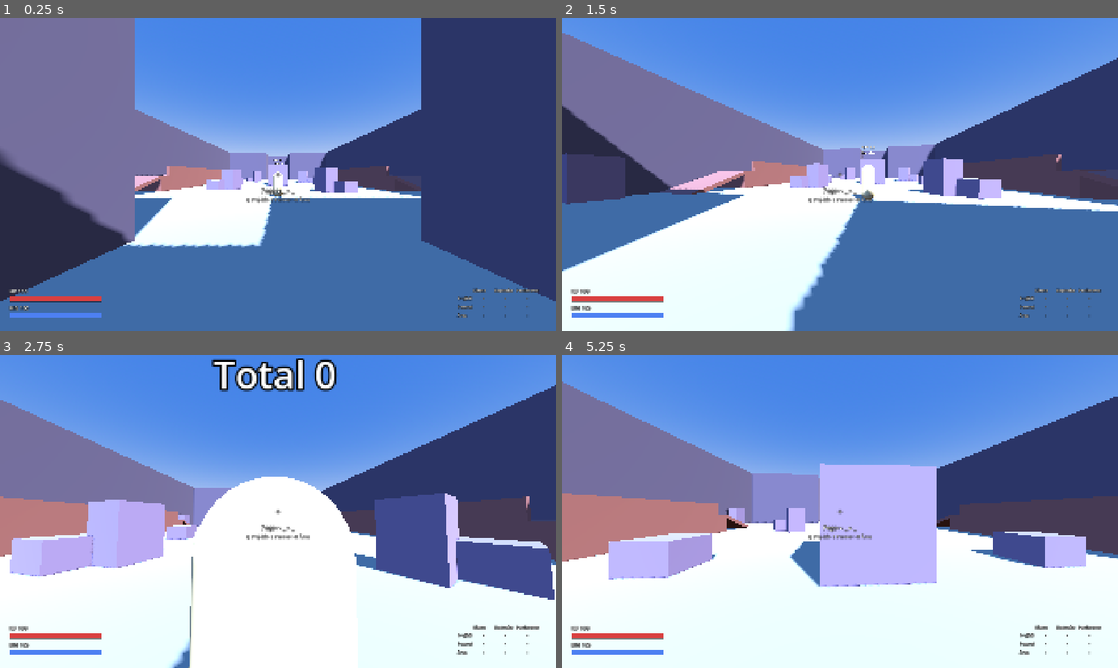
Above: before the commit, frames 1-4 (two rows, left to right).
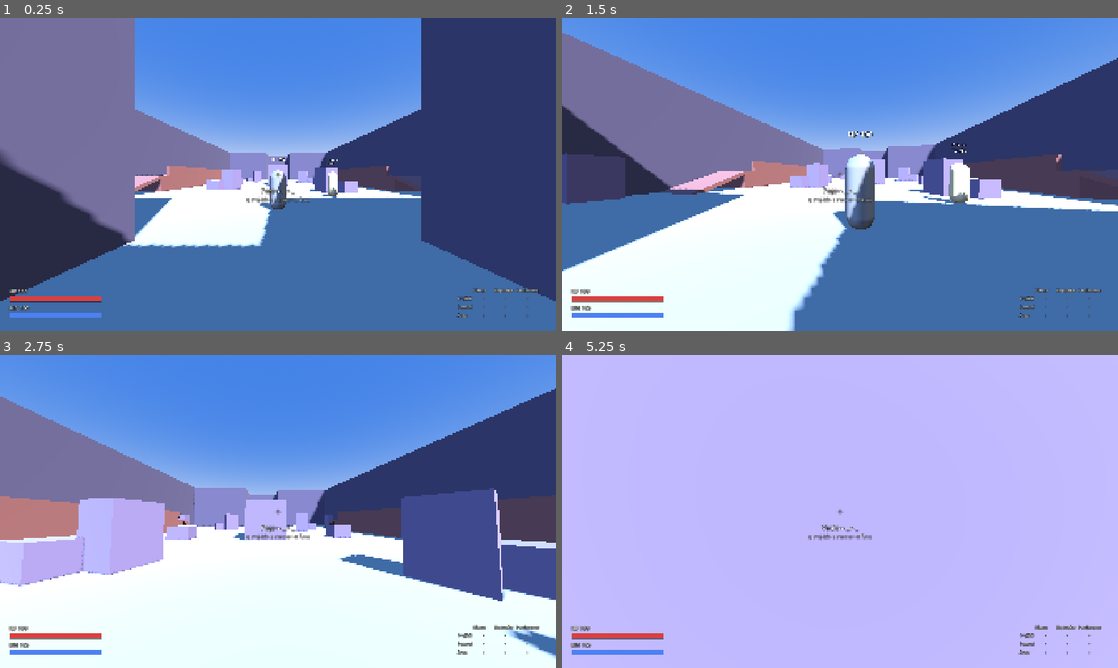
Above: after the commit, the same moments.

Repository: VSennaa/DynMagic
Game: Godot game, scene res://scenes/sandbox/training.tscn
The game is run twice, just before and just after one commit, with the same random seed, the same clock (stepped at 60 frames per second) and the same inputs.
Inputs (mouse positions are in pixels of both pictures, inside the frame that each line leads up to):
- Up to frame 1 (0.25 s): no input
- Up to frame 2 (1.5 s): tap Enter at 0.5 s; move the mouse to (867, 174) at 0.52 s; hold Ctrl (crouch) 0.53-1.28 s; hold W (move_forward) from 0.53 s (still down); click (867, 174) at 0.6 s; tap Space (jump) at 0.77, 1.07 s; move the mouse to (812, 174) at 1.27 s; tap Ctrl (crouch) at 1.35 s
- Up to frame 3 (2.75 s): keep holding W (move_forward); tap Space (jump) at 1.52, 1.82 s; tap Shift (sprint) at 1.55 s; move the mouse to (289, 505) at 2.02 s; hold Shift (sprint) from 2.03 s (still down); tap 1 at 2.3 s
- Up to frame 4 (5.25 s): keep holding W (move_forward); move the mouse to (834, 517) at 2.77 s; release Shift (sprint) at 2.78 s; tap 1 at 2.85 s; click (834, 517) at 2.92 s; tap Space (jump) at 3.02, 3.32, 3.77, 4.07, 4.52, 4.82 s; tap 2 at 3.05, 3.6 s; move the mouse to (878, 514) at 3.52 s; tap 3 at 3.8, 4.35 s; move the mouse to (795, 508) at 4.27 s; tap 4 at 4.55, 5.1 s; move the mouse to (845, 511) at 5.02 s; hold Space (jump) from 5.03 s (still down); click (845, 511) at 5.17 s

The runs differ from the first frame. In frame 1, 0.5% of the frame differs, in the area x 46-61%, y 44-62%; in frame 2, 1.8%; in frame 3, 12%; in frame 4, 89%, in the area x 0-100%, y 0-100%.

Commit message:
feat(combat): element status effects and training target
Burn ticks damage, slow scales movement, shock boosts the next hit, knockback pushes away from the source. Training adds a remote-style target player with a debug nameplate and keys 1-4 to switch element.

Co-Authored-By: Claude Opus 5.5 <noreply@anthropic.com>

Diff:
--- a/scenes/player/player.gd
+++ b/scenes/player/player.gd
@@ -7,6 +7,8 @@
 signal spell_cast(spell: ResolvedSpell)
 
 const PITCH_LIMIT: float = deg_to_rad(89.0)
+const KNOCKBACK_DECAY: float = 18.0
+const BURN_TICK: float = 0.5
 
 @export var tuning: PlayerTuning = preload("res://data/player_tuning.tres")
 ## Only the local player reads input. Remote players are driven by NetSync (M3).
@@ -25,6 +27,13 @@
 var active_aura: ResolvedSpell
 
 var _dash_velocity: Vector3 = Vector3.ZERO
+## Knockback added on top of walking velocity; decays over time.
+var _knockback: Vector3 = Vector3.ZERO
+var _burn_dps: float = 0.0
+var _burn_tick: float = 0.0
+var _slow_strength: float = 0.0
+var _nameplate: Label3D
+var _shock_bonus: float = 0.2
 var _dash_time: float = 0.0
 var _coyote_timer: float = 0.0
 var _current_height: float = 1.8
@@ -55,6 +64,8 @@
 	stats.died.connect(composer.reset)
 	if is_local:
 		Input.mouse_mode = Input.MOUSE_MODE_CAPTURED
+	else:
+		_add_nameplate()
 
 
 func _unhandled_input(event: InputEvent) -> void:
@@ -75,6 +86,8 @@
 
 func _physics_process(delta: float) -> void:
 	if not is_local:
+		# Offline stand-in until NetSync (M3) drives remote players: idle but still ticks statuses and knockback.
+		simulate(delta, Vector2.ZERO, false, false, false)
 		return
 	var input_dir: Vector2 = Input.get_vector(&"move_left", &"move_right", &"move_forward", &"move_back")
 	simulate(delta, input_dir, Input.is_action_pressed(&"jump"), Input.is_action_pressed(&"crouch"), Input.is_action_pressed(&"sprint"))
@@ -86,6 +99,7 @@
 	invulnerable_time = maxf(invulnerable_time - delta, 0.0)
 	if active_aura != null and not stats.has_status(&"aura"):
 		active_aura = null
+	_update_statuses(delta)
 	_update_crouch(delta, want_crouch)
 	if _dash_time > 0.0:
 		_dash_time -= delta
@@ -124,7 +138,10 @@
 	var was_on_floor: bool = is_on_floor()
 	var pre_move: Transform3D = global_transform
 	var pre_velocity: Vector3 = velocity
+	velocity += _knockback
 	move_and_slide()
+	velocity -= _knockback
+	_knockback = _knockback.move_toward(Vector3.ZERO, KNOCKBACK_DECAY * delta)
 	if was_on_floor and is_on_wall() and horizontal.length() > 0.1:
 		_try_step_up(pre_move, pre_velocity, delta)
 
@@ -184,13 +201,59 @@
 
 
 ## Entry point for spell damage (group "damageable"). Host-only in multiplayer.
-func receive_hit(amount: float, spell: ResolvedSpell, _source: Node) -> void:
+func receive_hit(amount: float, spell: ResolvedSpell, source: Node) -> void:
 	if invulnerable_time > 0.0:
 		return
+	# Shock: the next damage taken is increased, then the shock is consumed.
+	if stats.has_status(&"shock") and amount > 0.0:
+		amount *= 1.0 + _shock_bonus
+		stats.clear_status(&"shock")
 	stats.take_damage(amount)
-	if spell != null and spell.status_id != &"" and bool(spell.param(&"applies_status", false)):
-		stats.apply_status(spell.status_id, spell.status_duration)
-
+	if spell != null and bool(spell.param(&"applies_status", false)):
+		receive_status(spell, source)
+
+
+## Applies the element status carried by a spell (spec 01 §3). Zones call this directly.
+func receive_status(spell: ResolvedSpell, source: Node = null) -> void:
+	if invulnerable_time > 0.0 or spell == null:
+		return
+	match spell.status_id:
+		&"burn":
+			_burn_dps = float(spell.status_params.get("dps", 4.0))
+			stats.apply_status(&"burn", spell.status_duration)
+		&"slow":
+			if active_aura != null and bool(active_aura.param(&"slow_immune", false)):
+				return
+			var strength: float = float(spell.param(&"slow_override", spell.status_params.get("slow", 0.3)))
+			_slow_strength = strength if not stats.has_status(&"slow") else maxf(_slow_strength, strength)
+			stats.apply_status(&"slow", spell.status_duration)
+		&"shock":
+			_shock_bonus = float(spell.status_params.get("bonus", 0.2))
+			stats.apply_status(&"shock", spell.status_duration)
+		&"knockback":
+			var force: float = float(spell.param(&"knockback_override", spell.status_params.get("force", 5.0)))
+			var from: Vector3 = (source as Node3D).global_position if source is Node3D else global_position - global_basis.z
+			var away: Vector3 = global_position - from
+			away.y = 0.0
+			apply_knockback(away.normalized() * force if away.length() > 0.01 else Vector3.ZERO)
+
+
+func apply_knockback(impulse: Vector3) -> void:
+	_knockback += Vector3(impulse.x, 0.0, impulse.z)
+	if impulse.y > 0.0:
+		velocity.y = maxf(velocity.y, impulse.y)
+
+
+func _update_statuses(delta: float) -> void:
+	if stats.has_status(&"burn"):
+		_burn_tick += delta
+		if _burn_tick >= BURN_TICK:
+			_burn_tick -= BURN_TICK
+			stats.take_damage(_burn_dps * BURN_TICK)
+	else:
+		_burn_tick = 0.0
+	if not stats.has_status(&"slow"):
+		_slow_strength = 0.0
 
 func _validate_cast(spell: ResolvedSpell) -> StringName:
 	if stats.is_dead:
@@ -225,4 +288,33 @@
 
 ## Movement speed multiplier (Aura, status effects later).
 func speed_mult() -> float:
-	return 1.0 + (float(active_aura.param(&"move_speed_bonus", 0.0)) if active_aura != null else 0.0)
+	var bonus: float = float(active_aura.param(&"move_speed_bonus", 0.0)) if active_aura != null else 0.0
+	return (1.0 + bonus) * (1.0 - _slow_strength)
+
+
+## Debug nameplate over non-local players: HP, shield and statuses. Replaced by the final HUD in M6.
+func _add_nameplate() -> void:
+	_nameplate = Label3D.new()
+	_nameplate.billboard = BaseMaterial3D.BILLBOARD_ENABLED
+	_nameplate.no_depth_test = true
+	_nameplate.font_size = 36
+	_nameplate.outline_size = 8
+	_nameplate.position = Vector3(0.0, 2.3, 0.0)
+	add_child(_nameplate)
+	# Remote players need a visible body until the character model exists (M7).
+	var body: MeshInstance3D = MeshInstance3D.new()
+	var capsule: CapsuleMesh = CapsuleMesh.new()
+	capsule.radius = tuning.capsule_radius
+	capsule.height = tuning.stand_height
+	body.mesh = capsule
+	body.position.y = tuning.stand_height * 0.5
+	add_child(body)
+
+
+func _process(_delta: float) -> void:
+	if _nameplate == null:
+		return
+	var parts: PackedStringArray = PackedStringArray()
+	for id: StringName in stats.active_statuses():
+		parts.append(String(id))
+	_nameplate.text = "HP %d%s\n%s" % [roundi(stats.hp), " +%d" % roundi(stats.shield) if stats.shield > 0.0 else "", " ".join(parts)]
--- a/scenes/sandbox/training.gd
+++ b/scenes/sandbox/training.gd
@@ -1,11 +1,34 @@
 extends Node3D
 ## Offline training: the player starts at the south spawn of the arena.
+## Keys 1-4 pick the element (the real pick happens in the draft, M4).
+
+const ELEMENT_KEYS: Dictionary = {
+	KEY_1: &"fire",
+	KEY_2: &"frost",
+	KEY_3: &"storm",
+	KEY_4: &"wind",
+}
+
+@onready var player: Player = $Player as Player
 
 
 func _ready() -> void:
 	var spawn: Marker3D = get_node(^"Arena/Layout/SpawnSouth") as Marker3D
-	var player: Player = $Player as Player
 	player.global_transform = spawn.global_transform
 	var hud: Hud = Hud.new()
 	add_child(hud)
 	hud.bind(player)
+
+
+func _unhandled_input(event: InputEvent) -> void:
+	var key: InputEventKey = event as InputEventKey
+	if key == null or not key.pressed or key.echo:
+		return
+	if ELEMENT_KEYS.has(key.keycode):
+		set_element(ELEMENT_KEYS[key.keycode])
+		get_viewport().set_input_as_handled()
+
+
+func set_element(element_id: StringName) -> void:
+	player.composer.element_id = element_id
+	player.composer.reset()
--- a/scenes/sandbox/training.tscn
+++ b/scenes/sandbox/training.tscn
@@ -13,4 +13,8 @@
 [node name="Player" parent="." instance=ExtResource("3_player")]
 
 [node name="TrainingDummy" parent="." instance=ExtResource("4_dummy")]
-transform = Transform3D(1, 0, 0, 0, 1, 0, 0, 0, 1, 0, 0, 12)
+transform = Transform3D(1, 0, 0, 0, 1, 0, 0, 0, 1, 4, 0, 12)
+
+[node name="Target" parent="." instance=ExtResource("3_player")]
+transform = Transform3D(-1, 0, 0, 0, 1, 0, 0, 0, -1, 0, 0, 16)
+is_local = false
--- a/scenes/sandbox/training_dummy.gd
+++ b/scenes/sandbox/training_dummy.gd
@@ -41,6 +41,11 @@
 	_spawn_number(amount, spell.color if spell != null else Color.WHITE)
 
 
+func receive_status(spell: ResolvedSpell, _source: Node = null) -> void:
+	if spell != null and spell.status_id != &"":
+		statuses[spell.status_id] = maxf(spell.status_duration, 0.3)
+
+
 func dps() -> float:
 	var sum: float = 0.0
 	for entry: Vector2 in _recent:
--- a/scenes/spells/area_spell.gd
+++ b/scenes/spells/area_spell.gd
@@ -8,6 +8,8 @@
 const EXPLOSION_SCENE: PackedScene = preload("res://scenes/spells/explosion_fx.tscn")
 const WALL_SCENE: PackedScene = preload("res://scenes/spells/wall.tscn")
 const CONE_FX_TIME: float = 0.2
+## Range is measured to the target's centre; this margin covers its body radius.
+const CONE_REACH_MARGIN: float = 0.5
 
 var _timer: float = 0.0
 var _radius: float = 2.5
@@ -48,9 +50,9 @@
 	var half_angle: float = deg_to_rad(float(spell.param(&"angle_deg", 50.0)) * 0.5)
 	var origin: Vector3 = caster.global_position + Vector3.UP * 0.9 if caster != null else global_position
 	var forward: Vector3 = direction
-	for target: Node in overlap_damageables(origin, reach):
+	for target: Node in overlap_damageables(origin, reach + CONE_REACH_MARGIN):
 		var to_target: Vector3 = (target as Node3D).global_position + Vector3.UP * 0.9 - origin
-		if to_target.length() > reach + 0.5 or forward.angle_to(to_target) > half_angle:
+		if to_target.length() > reach + CONE_REACH_MARGIN or forward.angle_to(to_target) > half_angle:
 			continue
 		if _has_line_of_sight(origin, target as Node3D):
 			hit(target)
--- a/scenes/spells/zone.gd
+++ b/scenes/spells/zone.gd
@@ -42,5 +42,5 @@
 	for target: Node in overlap_damageables(global_position + Vector3.UP * 0.9, radius):
 		if dps > 0.0:
 			hit_amount(target, dps * TICK)
-		elif applies_status and target.has_method(&"receive_status"):
-			target.call(&"receive_status", spell.status_id, spell.status_duration)
+		elif applies_status and target != caster and target.has_method(&"receive_status"):
+			target.call(&"receive_status", spell, caster)
Not shown, changed: docs/ROADMAP.md
